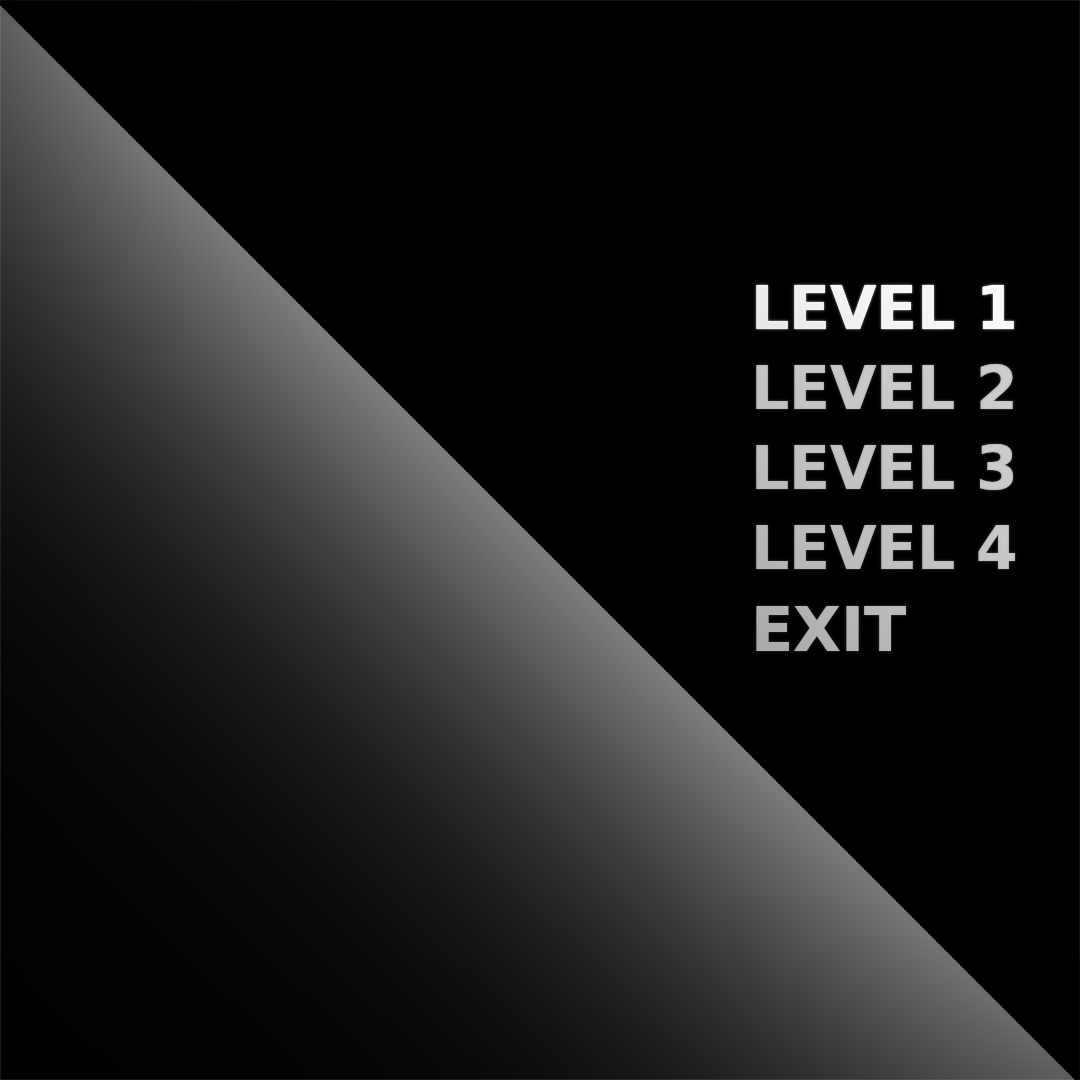
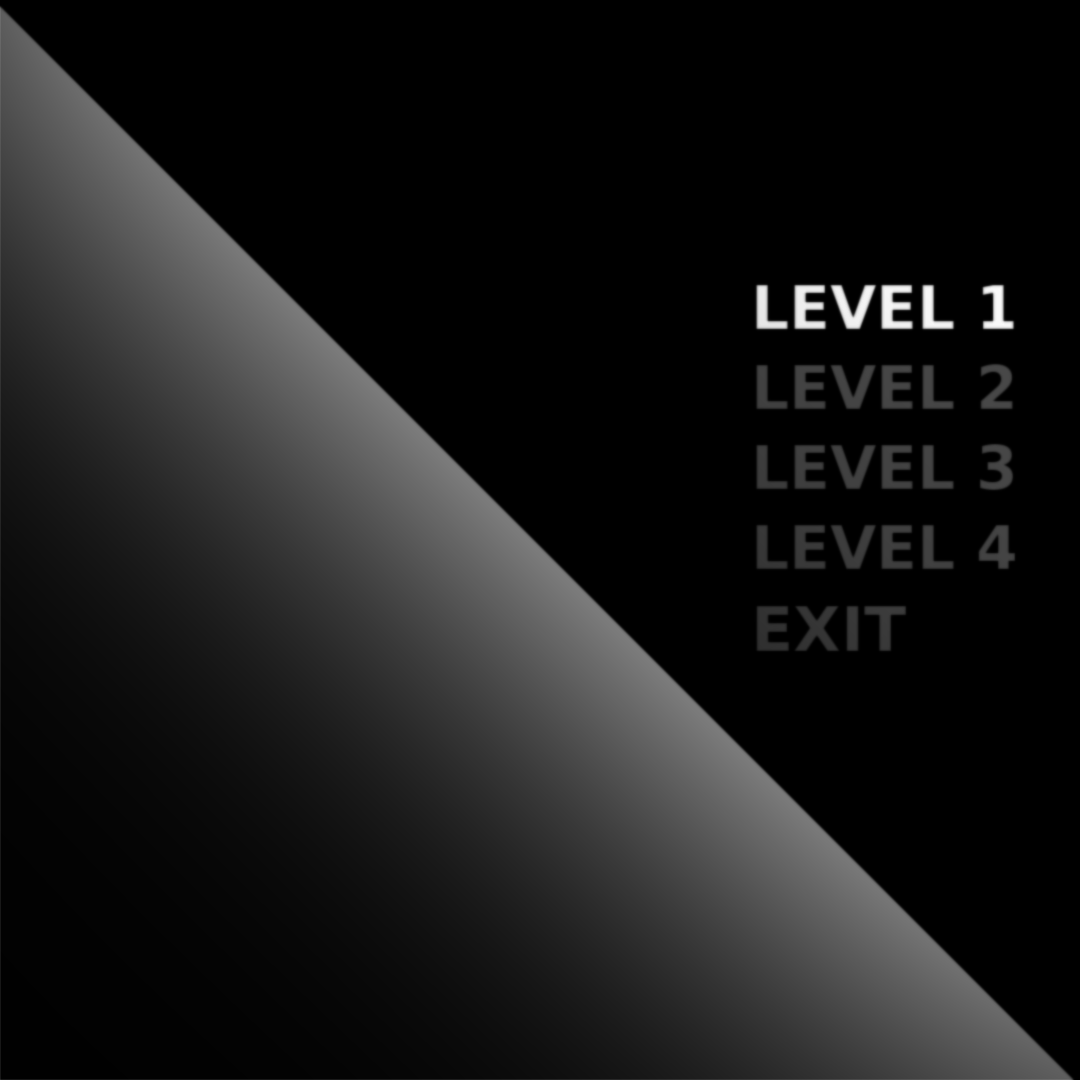
Layered file, before and after one edit (1080×1080). Changes by layer:
moved "變換 #1" above "貼上的圖層 #1" over left=0, top=0, right=1080, bottom=1080
"貼上的圖層 #1": blend normal → erase, painted on it over left=0, top=0, right=1080, bottom=1080
showed "圖層", moved it into group "圖層群組 複本", painted on it over left=0, top=0, right=1080, bottom=1080
